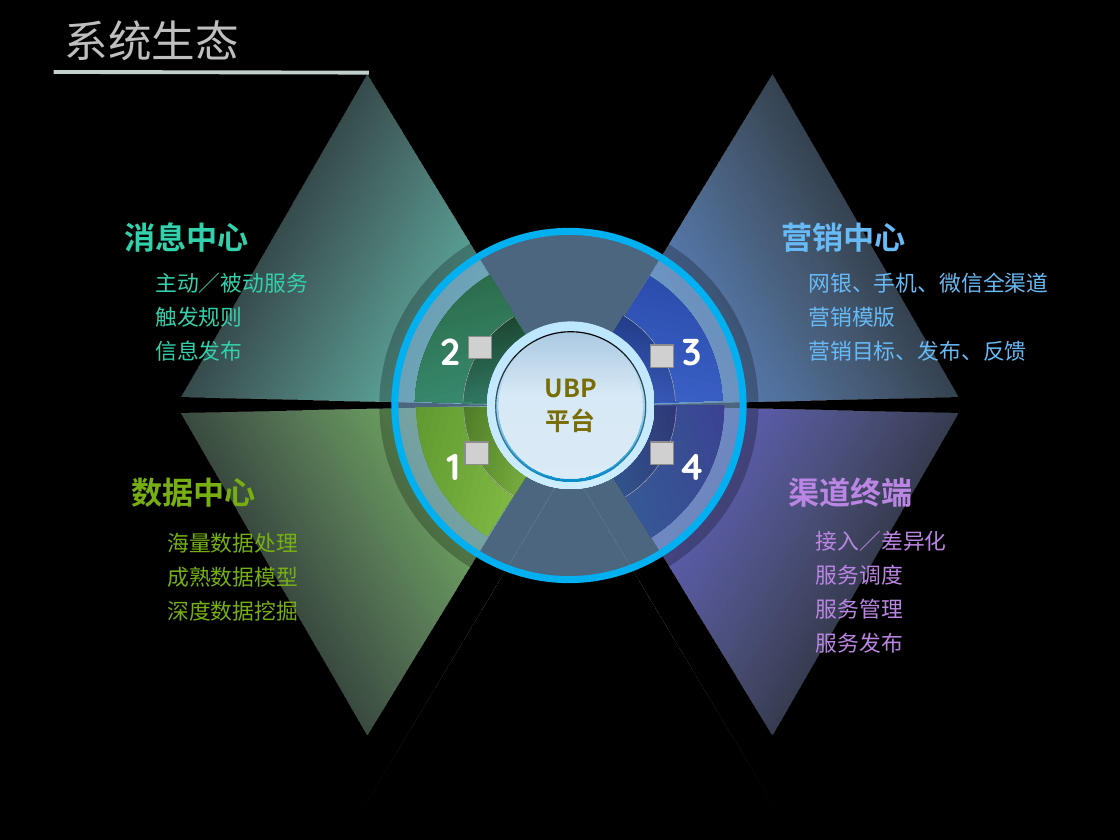
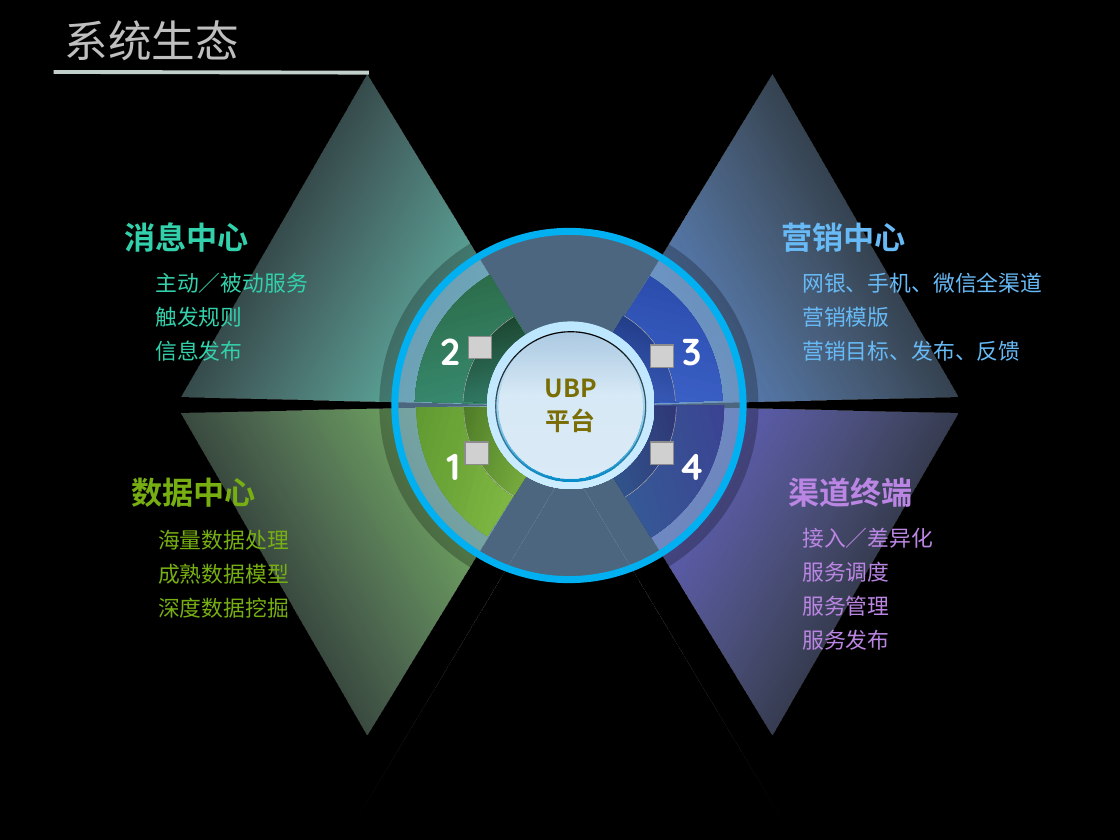
Before and after one commit to zhenghong/UBP, a slide deck: slide 3 of 营销.pptx. Drawn at 1120x840 pixels with LibreOffice and Linux fonts; fonts in the diff are those of the drawing; grey boxes stand for pictures; background and template pictures are left out. Boxes give left, top, right and bottom in pixels: in the first picture for what was removed or moved away, otherwise in the second. Text is boxed around its words. In the diff, an @@ line names an element or a change of style, - is before the commit and + after.

Commit message:
modify

```diff
--- a/营销.pptx
+++ b/营销.pptx
@@ text "网银、手机、微信全渠道": place and size @@
-text "网银、手机、微信全渠道" at (809, 269, 1049, 365)
+text "网银、手机、微信全渠道" at (802, 269, 1042, 365)
@@ text "海量数据处理": place and size @@
-text "海量数据处理" at (167, 530, 298, 621)
+text "海量数据处理" at (158, 526, 289, 618)
@@ text "接入／差异化": place and size @@
-text "接入／差异化" at (816, 528, 947, 657)
+text "接入／差异化" at (802, 525, 933, 654)
```
Also in this commit, not shown: 2 other slides changed.
